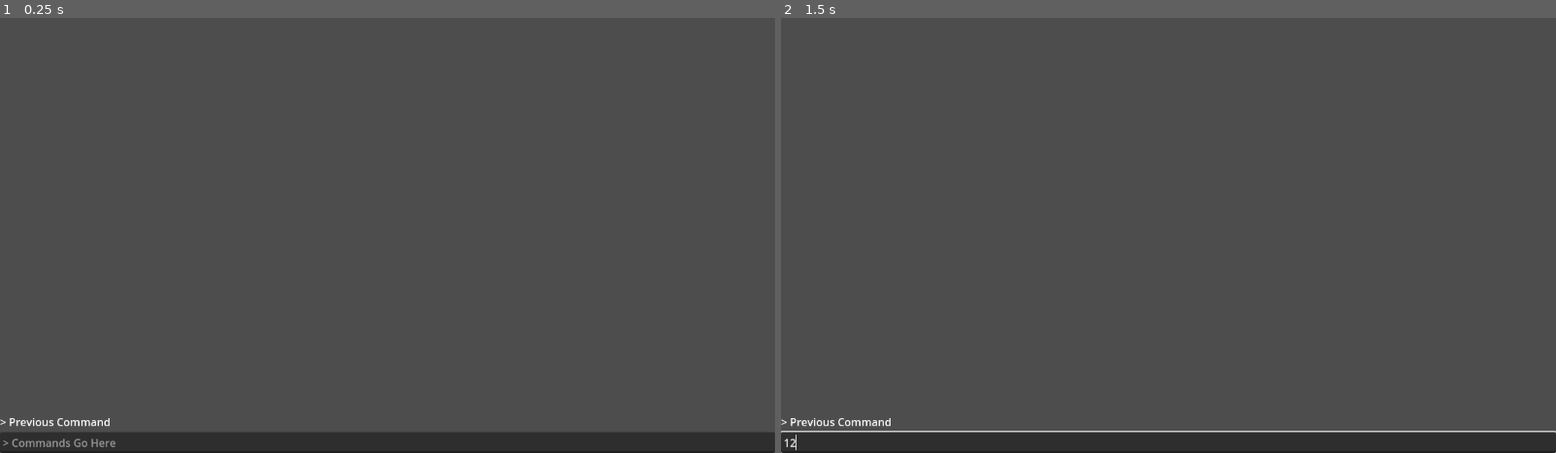
Above: before the commit, frames 1-2 (left to right).
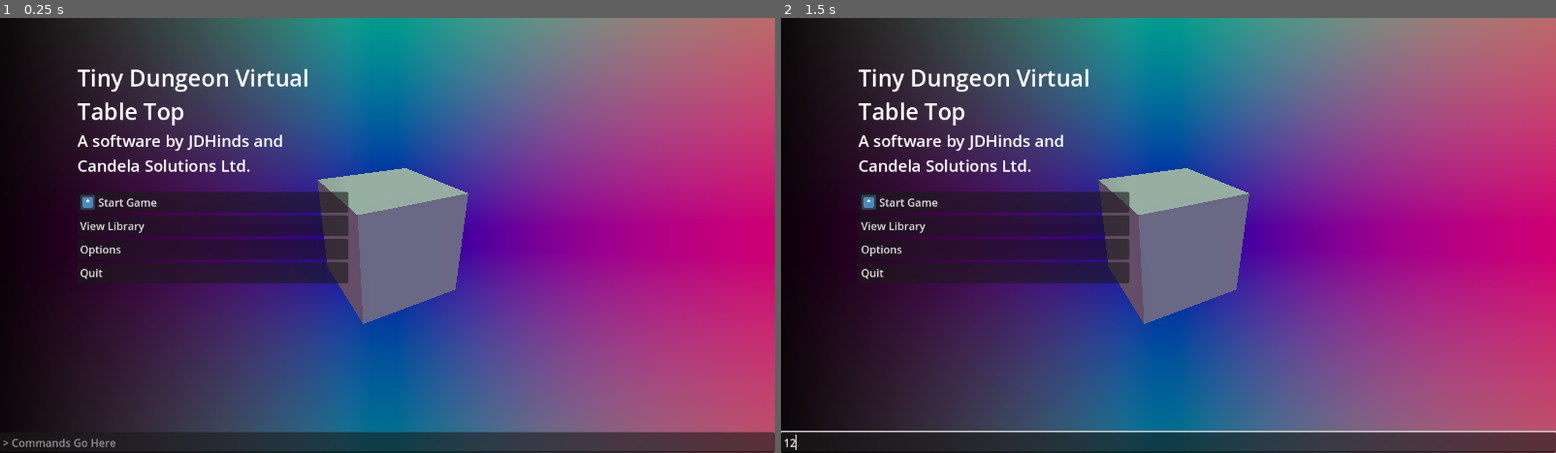
Above: after the commit, the same moments.

Repository: CandelaSolutions/tinydungeonvtt
Game: Godot game, scene res://Scenes/Game.tscn
The game is run twice, just before and just after one commit, with the same random seed, the same clock (stepped at 60 frames per second) and the same inputs. Before the commit the project starts from res://Game.tscn. The engine's default icon, where the game draws it, is replaced by a stand-in: a white triangle on a blue panel in a dark square.
Inputs (mouse positions are in pixels of both pictures, inside the frame that each line leads up to):
- Up to frame 1 (0.25 s): no input
- Up to frame 2 (1.5 s): click (1168, 444) at 0.52 s; type "12" at 0.6 s; click (990, 226) at 1.25 s, where only the run after the commit has a clickable "View Library"

The runs differ from the first frame. In frame 1, 94% of the frame differs, in the area x 0-100%, y 0-100%; in frame 2, 94%.

Commit message:
Version 0.0.1

Diff:
--- a/Game.tscn
+++ /dev/null
@@ -1,28 +0,0 @@
-[gd_scene load_steps=2 format=3 uid="uid://b3linnl0ykllx"]
-
-[ext_resource type="Script" path="res://Scripts/GameData.gd" id="1_yhhtj"]
-
-[node name="Game" type="Node3D"]
-script = ExtResource("1_yhhtj")
-
-[node name="CommandPrompt" type="VBoxContainer" parent="."]
-anchors_preset = 15
-anchor_right = 1.0
-anchor_bottom = 1.0
-grow_horizontal = 2
-grow_vertical = 2
-alignment = 2
-
-[node name="PreviousCommands" type="VBoxContainer" parent="CommandPrompt"]
-layout_mode = 2
-size_flags_vertical = 3
-alignment = 2
-
-[node name="Label" type="Label" parent="CommandPrompt/PreviousCommands"]
-layout_mode = 2
-text = "> Previous Command"
-
-[node name="CommandLine" type="LineEdit" parent="CommandPrompt"]
-layout_mode = 2
-placeholder_text = "> Commands Go Here"
-select_all_on_focus = true
--- /dev/null
+++ b/Scenes/Game.tscn
@@ -0,0 +1,29 @@
+[gd_scene load_steps=4 format=3 uid="uid://b3linnl0ykllx"]
+
+[ext_resource type="Script" path="res://Scripts/GameData.gd" id="1_75yac"]
+[ext_resource type="PackedScene" uid="uid://ftkq2mt1m15c" path="res://Scenes/MainMenu.tscn" id="2_ys1y6"]
+[ext_resource type="PackedScene" uid="uid://crl3xk2gb8r5m" path="res://Scenes/MainMenuBackground.tscn" id="3_oj7qt"]
+
+[node name="Game" type="Node3D"]
+script = ExtResource("1_75yac")
+
+[node name="MainMenu" parent="." instance=ExtResource("2_ys1y6")]
+
+[node name="MainMenuBackground" parent="." instance=ExtResource("3_oj7qt")]
+
+[node name="CommandPrompt" type="VBoxContainer" parent="."]
+anchors_preset = 15
+anchor_right = 1.0
+anchor_bottom = 1.0
+grow_horizontal = 2
+grow_vertical = 2
+alignment = 2
+
+[node name="PreviousCommands" type="VBoxContainer" parent="CommandPrompt"]
+layout_mode = 2
+alignment = 2
+
+[node name="CommandLine" type="LineEdit" parent="CommandPrompt"]
+layout_mode = 2
+placeholder_text = "> Commands Go Here"
+select_all_on_focus = true
--- /dev/null
+++ b/Scenes/MainMenu.tscn
@@ -0,0 +1,89 @@
+[gd_scene load_steps=7 format=3 uid="uid://ftkq2mt1m15c"]
+
+[ext_resource type="Texture2D" uid="uid://davtj6mgn4opu" path="res://Visuals/Textures/portal-2-main-menu.jpg" id="1_3vvhm"]
+[ext_resource type="LabelSettings" uid="uid://dnb6wfpll6f3q" path="res://Visuals/LabelSettings/Title.tres" id="2_v0d0g"]
+[ext_resource type="LabelSettings" uid="uid://dqpui0ue688kd" path="res://Visuals/LabelSettings/h2.tres" id="3_eqyh3"]
+[ext_resource type="Texture2D" uid="uid://rlbcifbmbag0" path="res://icon.svg" id="3_rork6"]
+
+[sub_resource type="Gradient" id="Gradient_dwgo6"]
+colors = PackedColorArray(0, 0, 0, 1, 0, 0, 0, 0)
+
+[sub_resource type="GradientTexture1D" id="GradientTexture1D_j2hcy"]
+gradient = SubResource("Gradient_dwgo6")
+
+[node name="MainMenu" type="Control"]
+layout_mode = 3
+anchors_preset = 15
+anchor_right = 1.0
+anchor_bottom = 1.0
+grow_horizontal = 2
+grow_vertical = 2
+
+[node name="TextureRect" type="TextureRect" parent="."]
+visible = false
+layout_mode = 1
+anchors_preset = 15
+anchor_right = 1.0
+anchor_bottom = 1.0
+grow_horizontal = 2
+grow_vertical = 2
+texture = ExtResource("1_3vvhm")
+expand_mode = 5
+
+[node name="TextureRect2" type="TextureRect" parent="."]
+modulate = Color(1, 1, 1, 0.913725)
+layout_mode = 1
+anchors_preset = -1
+anchor_right = 0.45
+anchor_bottom = 1.0
+texture = SubResource("GradientTexture1D_j2hcy")
+
+[node name="Title & Tagline" type="VBoxContainer" parent="."]
+layout_mode = 1
+anchors_preset = -1
+anchor_left = 0.1
+anchor_top = 0.1
+anchor_right = 0.45
+anchor_bottom = 0.4
+
+[node name="Title" type="Label" parent="Title & Tagline"]
+layout_mode = 2
+text = "Tiny Dungeon Virtual Table Top"
+label_settings = ExtResource("2_v0d0g")
+autowrap_mode = 3
+
+[node name="Label" type="Label" parent="Title & Tagline"]
+layout_mode = 2
+text = "A software by JDHinds and Candela Solutions Ltd."
+label_settings = ExtResource("3_eqyh3")
+autowrap_mode = 3
+
+[node name="Buttons" type="VBoxContainer" parent="."]
+layout_mode = 1
+anchors_preset = -1
+anchor_left = 0.1
+anchor_top = 0.4
+anchor_right = 0.45
+anchor_bottom = 1.0
+
+[node name="Start Game" type="Button" parent="Buttons"]
+layout_mode = 2
+text = "Start Game"
+icon = ExtResource("3_rork6")
+alignment = 0
+expand_icon = true
+
+[node name="View Library" type="Button" parent="Buttons"]
+layout_mode = 2
+text = "View Library"
+alignment = 0
+
+[node name="Options" type="Button" parent="Buttons"]
+layout_mode = 2
+text = "Options"
+alignment = 0
+
+[node name="Quit" type="Button" parent="Buttons"]
+layout_mode = 2
+text = "Quit"
+alignment = 0
--- /dev/null
+++ b/Scenes/MainMenuBackground.tscn
@@ -0,0 +1,30 @@
+[gd_scene load_steps=5 format=3 uid="uid://crl3xk2gb8r5m"]
+
+[ext_resource type="Shader" path="res://Visuals/Shaders/Sky.gdshader" id="1_okd8m"]
+
+[sub_resource type="ShaderMaterial" id="ShaderMaterial_nagsr"]
+shader = ExtResource("1_okd8m")
+shader_parameter/skyColour = null
+
+[sub_resource type="Sky" id="Sky_n0hqy"]
+sky_material = SubResource("ShaderMaterial_nagsr")
+
+[sub_resource type="Environment" id="Environment_bqjj8"]
+background_mode = 2
+sky = SubResource("Sky_n0hqy")
+ambient_light_source = 3
+reflected_light_source = 2
+
+[node name="MainMenuBackground" type="Node3D"]
+
+[node name="Camera3D" type="Camera3D" parent="."]
+current = true
+
+[node name="DirectionalLight3D" type="DirectionalLight3D" parent="."]
+transform = Transform3D(1, 0, 0, 0, 0.745441, 0.666571, 0, -0.666571, 0.745441, 0, 1.25162, 0)
+
+[node name="CSGBox3D" type="CSGBox3D" parent="."]
+transform = Transform3D(0.882217, 0, 0.470843, 0.213113, 0.891703, -0.39931, -0.419852, 0.452621, 0.786676, 0, 0, -2.78416)
+
+[node name="WorldEnvironment" type="WorldEnvironment" parent="."]
+environment = SubResource("Environment_bqjj8")
--- /dev/null
+++ b/Scripts/SystemManagement/Source.gd
@@ -0,0 +1,9 @@
+class_name Source
+
+var sourceName
+var sourceSystem
+var author
+var canonicity
+
+var datePublished
+var pageCount
--- /dev/null
+++ b/Scripts/SystemManagement/System.gd
@@ -0,0 +1,6 @@
+class_name System
+
+var systemName
+
+var abilityScoreNames
+var abilityScoreAbbreviations
--- /dev/null
+++ b/Visuals/LabelSettings/Title.tres
@@ -0,0 +1,4 @@
+[gd_resource type="LabelSettings" format=3 uid="uid://dnb6wfpll6f3q"]
+
+[resource]
+font_size = 34
--- /dev/null
+++ b/Visuals/LabelSettings/h2.tres
@@ -0,0 +1,4 @@
+[gd_resource type="LabelSettings" format=3 uid="uid://dqpui0ue688kd"]
+
+[resource]
+font_size = 24
--- /dev/null
+++ b/Visuals/Shaders/Sky.gdshader
@@ -0,0 +1,7 @@
+shader_type sky;
+
+uniform vec3 skyColour : source_color;
+
+void sky() {
+	COLOR = EYEDIR;
+}
--- a/project.godot
+++ b/project.godot
@@ -11,10 +11,10 @@
 [application]
 
 config/name="Tiny Dungeon VTT"
-run/main_scene="res://Game.tscn"
-config/features=PackedStringArray("4.1", "Forward Plus")
+run/main_scene="res://Scenes/Game.tscn"
+config/features=PackedStringArray("4.2", "Forward Plus")
 boot_splash/bg_color=Color(0, 0, 0, 1)
-boot_splash/image="res://Textures/Godot/logo_vertical_monochrome_dark.png"
+boot_splash/image="res://Visuals/Textures/Godot/logo_vertical_monochrome_dark.png"
 config/icon="res://icon.svg"
 
 [display]
Binary file added: Visuals/Fonts/Hack-Bold.ttf
Not shown, added: Visuals/Fonts/Hack-Bold.ttf.import
Binary file added: Visuals/Fonts/Hack-BoldItalic.ttf
Not shown, added: Visuals/Fonts/Hack-BoldItalic.ttf.import
Binary file added: Visuals/Fonts/Hack-Italic.ttf
Not shown, added: Visuals/Fonts/Hack-Italic.ttf.import
Binary file added: Visuals/Fonts/Hack-Regular.ttf
Not shown, added: Visuals/Fonts/Hack-Regular.ttf.import
Renamed: Textures/Godot/logo_vertical_monochrome_dark.png -> Visuals/Textures/Godot/logo_vertical_monochrome_dark.png
Not shown, added: Visuals/Textures/Godot/logo_vertical_monochrome_dark.png.import
Binary file added: Visuals/Textures/portal-2-main-menu.jpg
Not shown, changed: Visuals/Textures/portal-2-main-menu.jpg.import
